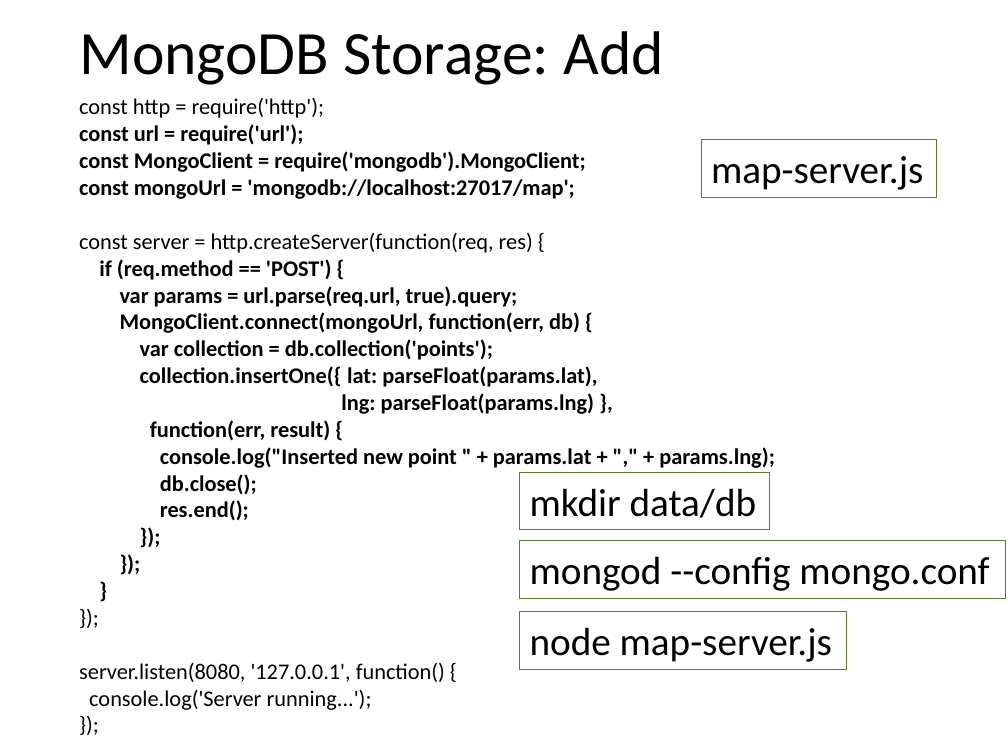
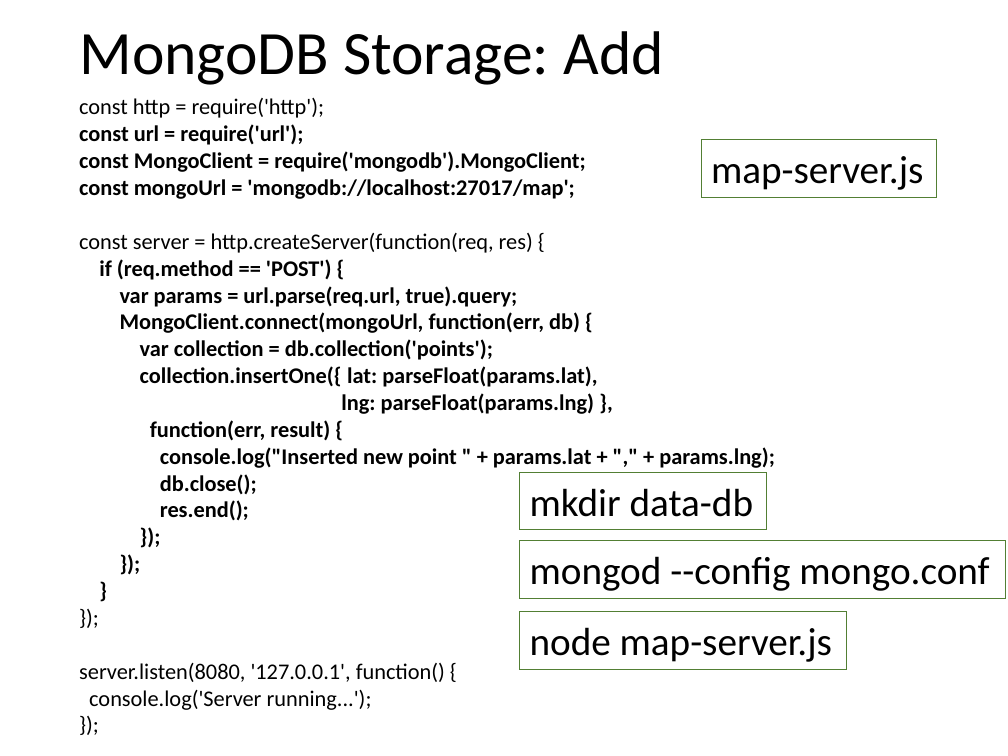
Before and after one commit to vitali-kviatkouski/vstu, a slide deck: slide 12 of node_js.pptx. Drawn at 1008x756 pixels with LibreOffice and Linux fonts; fonts in the diff are those of the drawing. Boxes give left, top, right and bottom in pixels: in the first picture for what was removed or moved away, otherwise in the second. Text is boxed around its words. In the diff, an @@ line names an element or a change of style, - is before the commit and + after.

Commit message:
Fixed mongodb path in pptx

```diff
--- a/node_js.pptx
+++ b/node_js.pptx
@@ text in rectangle at <box>530,488,754,517</box>: text changed @@
-mkdir data/db
+mkdir data-db
```
